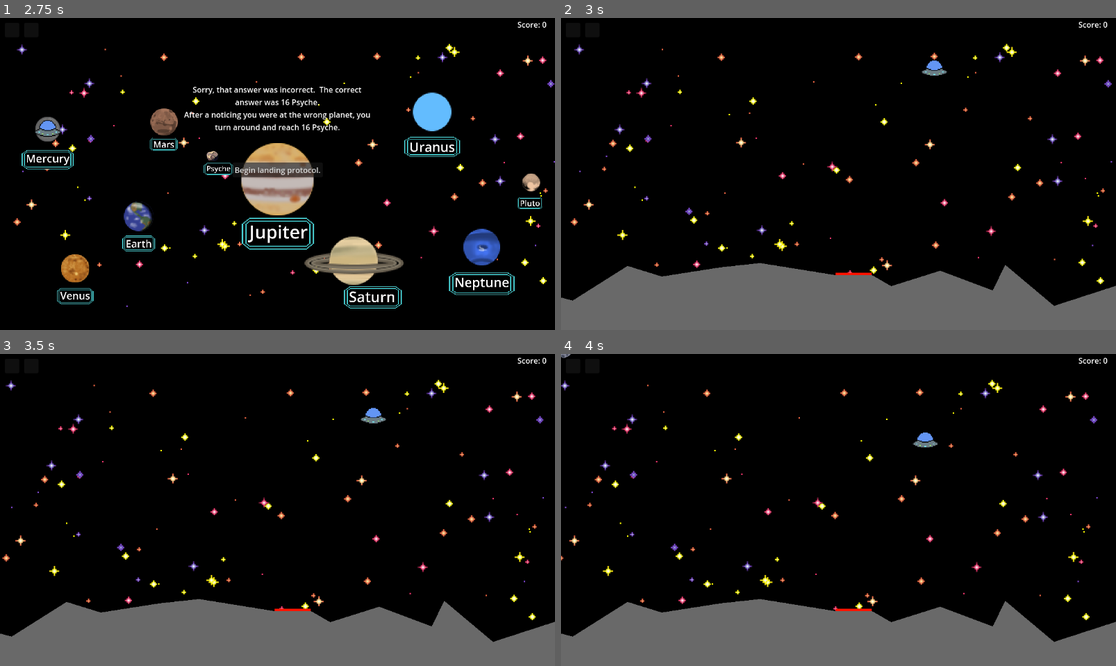
Above: before the commit, frames 1-4 (two rows, left to right).
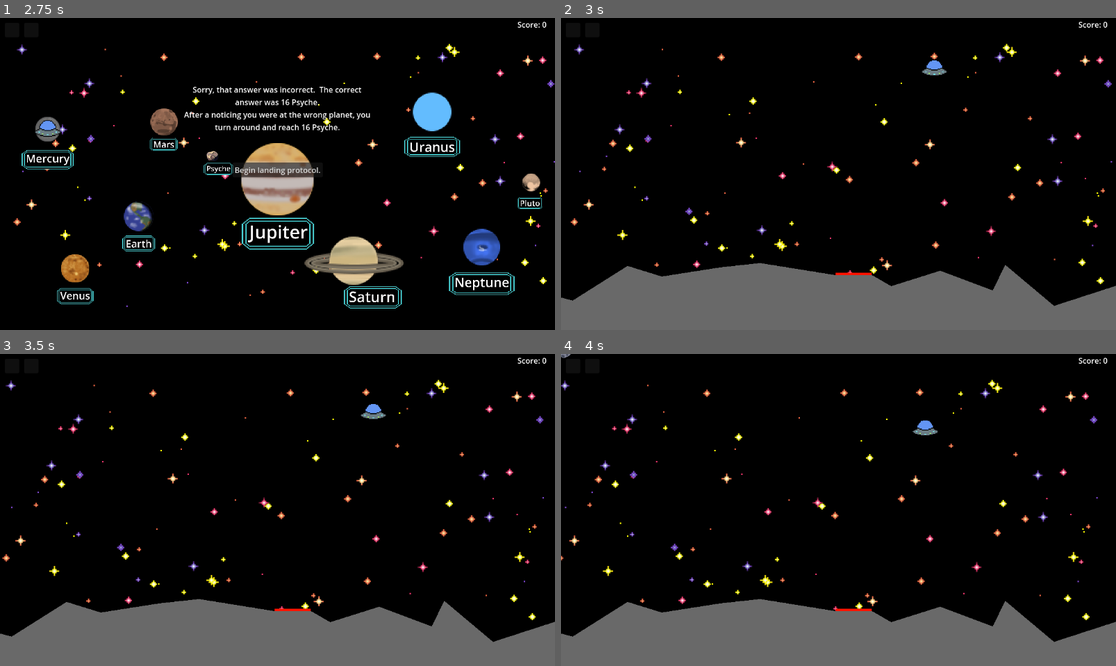
Above: after the commit, the same moments.

Repository: MissionToPsyche-Iridium/iridium_21k_web_game-byu-i
Game: Godot game, scene res://main.tscn
Same seed, same stepped clock (60 frames per second), same inputs: the game is played once before the commit and once after it.
Inputs (mouse positions are in pixels of both pictures, inside the frame that each line leads up to):
- Up to frame 1 (2.75 s): click "START" at 0.5 s; click "EASY" at 1.25 s; move the mouse to (49, 130) at 2.02 s; hold Right (ui_right) from 2.03 s (still down); hold A (A) from 2.03 s (still down); click (49, 130) at 2.17 s
- Up to frame 2 (3 s): release Right (ui_right) at 2.75 s; release A (A) at 2.75 s; click "Begin landing protocol." at 2.75 s
- Up to frame 3 (3.5 s): no input
- Up to frame 4 (4 s): move the mouse to (727, 525) at 3.52 s; hold Left (ui_left) from 3.53 s (still down); tap A (A) at 3.6 s

Frame 1 is identical in both runs. In frame 2, less than 0.1% of the frame differs, in the area x 65-70%, y 13-19%; in frame 3, 0.2%; in frame 4, 0.3%, in the area x 63-68%, y 21-31%.

Commit message:
fixed easy crash and tweaked hardplayer
Made it so that player could not crash and land at the same time

made it so that you can only land too hard in the hard mode

Diff:
--- a/SpaceShuttle/hard_player.gd
+++ b/SpaceShuttle/hard_player.gd
@@ -108,7 +108,7 @@
 		canBeHit = false
 		if rotation_degrees > 60 or rotation_degrees < -60:
 			destroy_rocket("landedSideways")
-		elif ShipVelocity.y > 1.49:
+		elif ShipVelocity.y > 1.49 and difficulty == "Hard":
 			destroy_rocket("hardHit")
 		else:
 			rotation_degrees = 0
--- a/SpaceShuttle/player.gd
+++ b/SpaceShuttle/player.gd
@@ -4,8 +4,8 @@
 var MaxSpeedYNegative = -1
 var MaxSpeedXPositive = 2
 var MaxSpeedXNegative = -2
-var gravity = .03
-var thrusterPower = .1
+var gravity = .02
+var thrusterPower = .06
 var accelerationLeft = .05
 var accelerationRight = .05
 var win = false
@@ -46,16 +46,19 @@
 		position.x += ShipVelocity.x
 		position.y += ShipVelocity.y
 
-		if position.y >= 650:
-			destroy_rocket("crashLanded")
+		#if position.y >= 650:
+			#destroy_rocket("crashLanded")
 	elif win == true:
 		ShipVelocity = 0
 		#lander_win()
 
 func destroy_rocket(type):
 	#write signal before queue_free
-	Signalbus.emit_signal("landed_failed",type)
-	queue_free()
+	if win == false:
+		Signalbus.emit_signal("landed_failed",type)
+		queue_free()
+	else:
+		pass
 
 func landed_rocket():
 	Signalbus.emit_signal("landed_complete")
@@ -81,7 +84,8 @@
 		else:
 			pass
 	else:
-		if canBeHit == true:
+		if canBeHit == true and area.get_name() == "lander_box":
+			print("crashed")
 			destroy_rocket("crashLanded")
 		else:
 			pass
--- a/SpaceShuttle/surface.gd
+++ b/SpaceShuttle/surface.gd
@@ -19,9 +19,11 @@
 	Signalbus.remove_meteor.connect(remove_meteorite)
 
 # Called every frame. 'delta' is the elapsed time since the previous frame.
+@warning_ignore("unused_parameter")
 func _process(delta: float) -> void:
 	pass
 
+@warning_ignore("unused_parameter")
 func create_ground(diff, pl):
 	#var g = ground.instantiate()
 	#rng between 500-600, create 13 vectors (x,y)
@@ -76,6 +78,7 @@
 		points.insert(i,lpEndPos)
 		#print(points)
 	var c = 1
+	@warning_ignore("unused_variable")
 	var pAng
 	for pos in points:
 		#if pos != lpPos:
@@ -85,6 +88,7 @@
 		planet.append(g)
 		var n = points[c]
 		var gPos = g.position
+		@warning_ignore("confusable_local_declaration")
 		var ang = gPos.angle_to_point(n)
 		g.rotation = ang
 		var distance = gPos.distance_to(n)
@@ -101,7 +105,9 @@
 	var stp
 	var enp
 
+	@warning_ignore("unused_variable")
 	var x1 = Xs[0]
+	@warning_ignore("unused_variable")
 	var x2 = Xs[12]
 
 	# testing code
Not shown: 1 places in SpaceShuttle/start.tscn that only renumber resources
